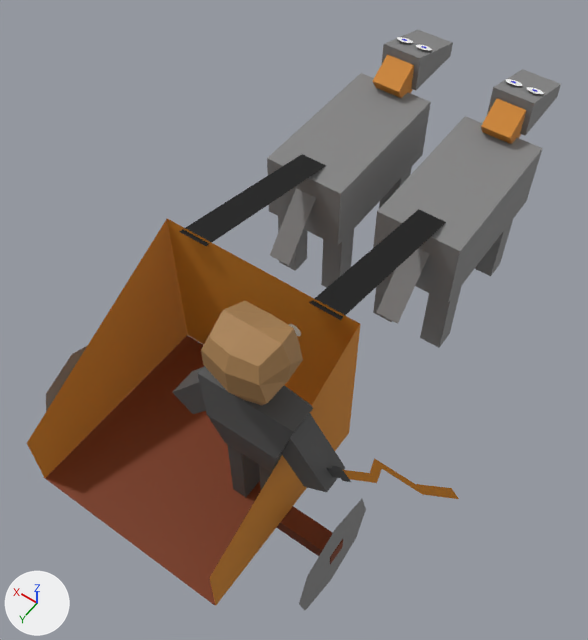
Before and after pictures for a commit that changed the OBJ model King Of Kings Docs/Models/heavychariot2fr.obj.
Rendered twice from a 50 mm lens placed at (0.68, 8.84, 17.83), pointed at (7.37, -0.52, 3.12). Lighting does not change. The marker at lower left points along +X, +Y and +Z. Where no turn or scale is listed for an object, it has been applied to the vertices.

Objects in the first picture: 'Cube', 'Cube.001', 'Cube.003', 'Cube.006_Cube.009', 'Cube.015_Cube.017', 'Plane.002', 'Plane.003', 'Plane.004', 'Plane.005_Plane.006', 'Plane.007_Plane.008', 'Plane.012_Plane.013', 'Plane.013_Plane.014'.
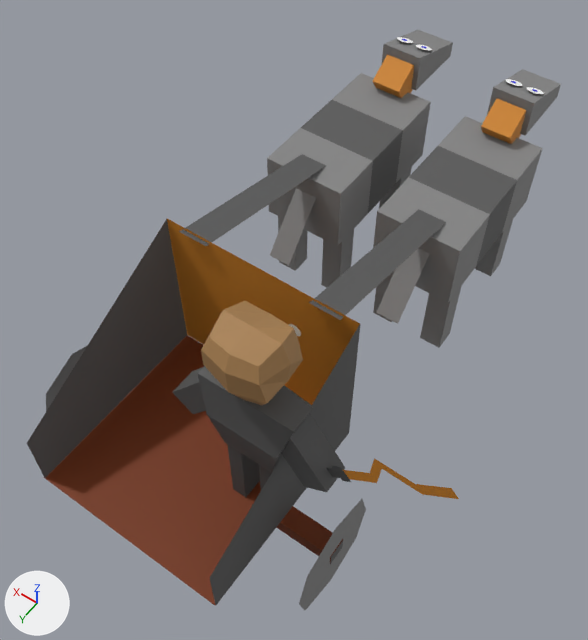
Pixel boxes [x1, y1, x2, y2] of what changed, in the pictures (588 x 640 px):
'Plane.004', recoloured: [27, 219, 187, 478] in both
'Plane.003', recoloured: [210, 323, 361, 605] in both
'Plane.012_Plane.013', recoloured (black to grey): [310, 209, 446, 320] in both
'Plane.013_Plane.014', recoloured (black to grey): [179, 154, 326, 246] in both
part 1 of me_cube_006_cube_009, built on: [280, 97, 405, 214] in both
part 2 of me_cube_015_cube_017, built on: [399, 144, 519, 265] in both

What changed in the scene script:
```text
Add mat_material_015:
    mat_material_015 = principled_material('Material.015')
    mat_material_015.base_color = (0.0984, 0.0984, 0.0984)  # dark grey #585858
    mat_material_015.roughness = 0.69
Change me_cube_006_cube_009:
    used by ob_cube_006_cube_009; location = (0.0, 0.0, 0.0)
    remove me_cube_006_cube_009.from_pydata(...)  # 8 vertices, 6 faces; spans x 7.97..10.12, y -7.48..-3.25, z 2.83..4.62
    add me_cube_006_cube_009.from_pydata(...)  # 16 vertices, 14 faces; spans x 7.97..10.12, y -7.48..-3.25, z 2.83..4.62
    me_cube_006_cube_009 part 1
    4 faces are deleted
    8 vertices are added at x 7.97..10.12, y -6.07..-4.66, z 2.83..4.62
    8 new faces join them, mat_material_007 (grey #848484)
    4 new faces join them, mat_material_015 (dark grey #585858)
    add me_cube_006_cube_009.materials.append(mat_material_015)  # dark grey #585858
Change me_cube_015_cube_017:
    used by ob_cube_015_cube_017; location = (0.0, 0.0, 0.0)
    remove me_cube_015_cube_017.from_pydata(...)  # 8 vertices, 6 faces; spans x 4.83..6.97, y -7.48..-3.25, z 2.83..4.62
    add me_cube_015_cube_017.from_pydata(...)  # 16 vertices, 14 faces; spans x 4.83..6.97, y -7.48..-3.25, z 2.83..4.62
    me_cube_015_cube_017 part 2
    4 faces are deleted
    8 vertices are added at x 4.83..6.97, y -6.07..-4.66, z 2.83..4.62
    8 new faces join them, mat_material_012 (grey #848484)
    4 new faces join them, mat_material_015 (dark grey #585858)
    add me_cube_015_cube_017.materials.append(mat_material_015)  # dark grey #585858
Change me_plane_003:
    where me_plane_003.from_pydata(...)  # 4 vertices, 1 face; spans x 5.12, y 0.47..5.28, z 1.66..5.73
    remove me_plane_003.materials.append(mat_material_014)  # orange #cf8421
    add me_plane_003.materials.append(mat_material_015)  # dark grey #585858
Change me_plane_004:
    where me_plane_004.from_pydata(...)  # 4 vertices, 1 face; spans x 9.91..9.94, y 0.46..5.28, z 1.66..5.68
    remove me_plane_004.materials.append(mat_material_014)  # orange #cf8421
    add me_plane_004.materials.append(mat_material_015)  # dark grey #585858
Change me_plane_012_plane_013:
    where me_plane_012_plane_013.from_pydata(...)  # 4 vertices, 1 face; spans x 5.51..6.23, y -3.98..0.57, z 4.6..5.64
    remove me_plane_012_plane_013.materials.append(mat_material_013)  # black #000000
    add me_plane_012_plane_013.materials.append(mat_material_015)  # dark grey #585858
Change me_plane_013_plane_014:
    where me_plane_013_plane_014.from_pydata(...)  # 4 vertices, 1 face; spans x 8.79..9.51, y -3.98..0.57, z 4.6..5.64
    remove me_plane_013_plane_014.materials.append(mat_material_005)  # black #000000
    add me_plane_013_plane_014.materials.append(mat_material_015)  # dark grey #585858
```
